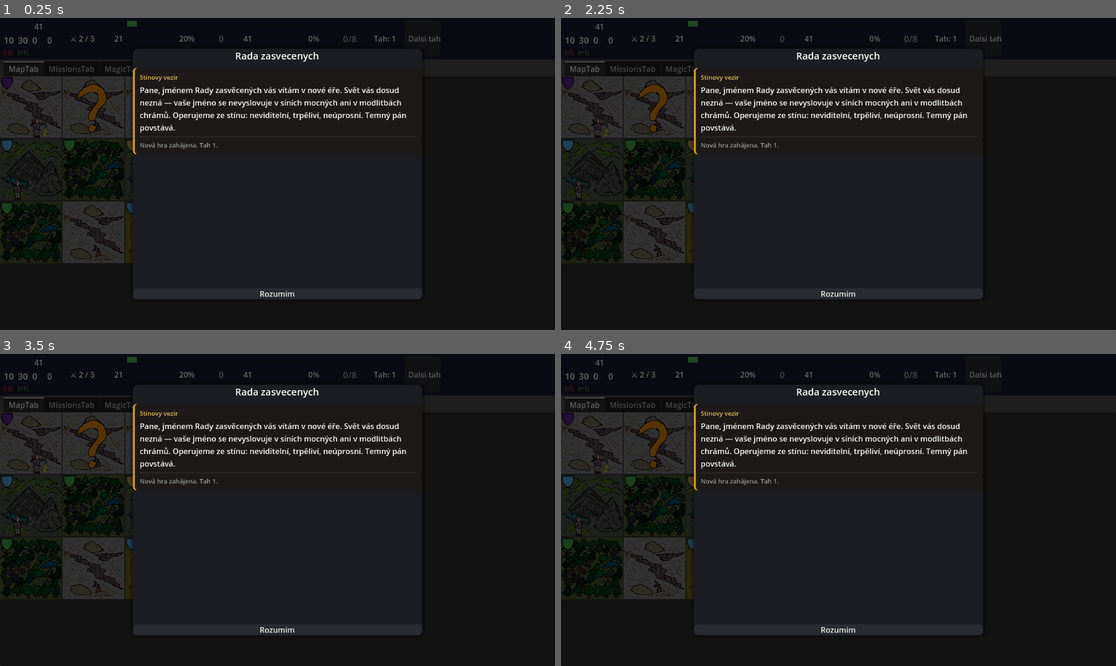
Above: before the commit, frames 1-4 (two rows, left to right).
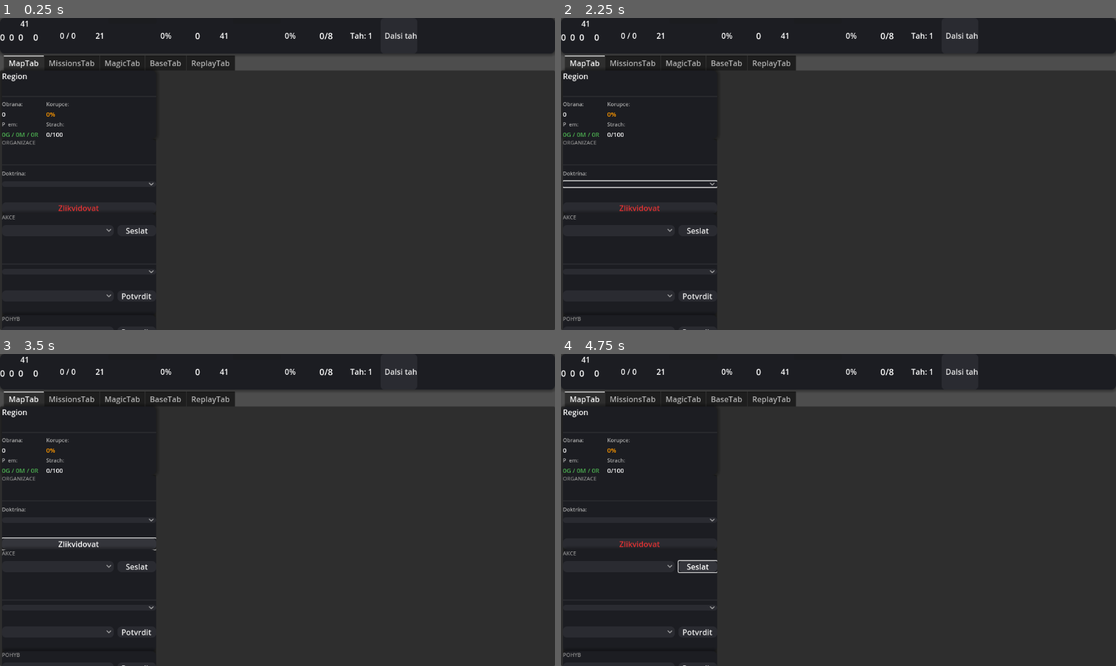
Above: after the commit, the same moments.

Repository: HannibalCZ/dark-lord
Game: Godot game, scene res://scenes/Main.tscn
Two runs of this game, one before a commit and one after it. Both use one fixed random seed, a clock stepped at 60 frames per second and the inputs below.
Inputs (mouse positions are in pixels of both pictures, inside the frame that each line leads up to):
- Up to frame 1 (0.25 s): no input
- Up to frame 2 (2.25 s): click "Dalsi tah" at 0.5 s; click (594, 108) at 1.27 s; click (638, 183) at 2.02 s
- Up to frame 3 (3.5 s): click (77, 544) at 2.75 s, where only the run after the commit has a clickable "Zlikvidovat"
- Up to frame 4 (4.75 s): click (616, 566) at 3.52 s; click (699, 566) at 4.25 s, where only the run after the commit has a clickable "Seslat"

The runs differ from the first frame. In frame 1, 37% of the frame differs, in the area x 0-100%, y 0-100%; in frame 2, 37%; in frame 3, 38%; in frame 4, 37%.
Error after the commit: Parse Error: Expected closing ")" after call arguments. (res://scripts/GameState.gd:554)

Commit message:
fix(lair): spawn_rate counter, faction unit count, lair_raider profil
KROK 1 — spawn_rate counter:
- Region.gd: přidáno lair_spawn_counter: int = 0
- process_lairs_end_of_turn() inkrementuje counter každý tah,
  spawní pouze když counter dosáhne spawn_rate, pak resetuje na 0

KROK 2 — faction unit count bug:
- count_in_region nyní filtruje pouze jednotky s faction_id == lair_faction_id
  (dříve počítal všechny jednotky v regionu včetně hráčových agentů)

KROK 3 — chování orc_band podle lair_control:
- Balance.gd: odstraněn fixní ai_profile "raider" z orc_band
- Balance.AI_PROFILE: přidán profil "lair_raider" (cílí na civilizované regiony
  nepatřící hráči ani orc frakci, akce raid)
- RegionQuery._matches_filters(): přidán owner_rule "not_player_or_lair_faction"
- AIManager._pick_profile(): orc_band dynamicky volí defender vs lair_raider
  podle lair_control regionu lairu
- AIManager: přidán helper _find_lair_region_for_unit()

Co-Authored-By: Claude Sonnet 4.6 <noreply@anthropic.com>

Diff:
--- a/managers/AIManager.gd
+++ b/managers/AIManager.gd
@@ -45,12 +45,19 @@
 	if not fixed.is_empty():
 		return fixed
 
-	# 2) Speciální typy s pevným profilem
+	# 2) Speciální typy s pevným nebo dynamickým profilem
 	if u.unit_key == "inquisitor":
 		if game_state.awareness >= Balance.AWARENESS_INQUISITOR_THRESHOLD:
 			return "investigator"        # globální pátrání
 		else:
 			return "investigator_local"  # pouze vlastní provincie
+
+	if u.unit_key == "orc_band":
+		var lair_region: Region = _find_lair_region_for_unit(u)
+		if lair_region != null and lair_region.lair_control == "player":
+			return "lair_raider"   # lair pod hráčovým vlivem → útočí na civilizované regiony
+		else:
+			return "defender"      # lair je neutral/ai → stojí na místě a brání
 
 	# 3) Faction behavior: paladin_army a ostatní bez fixed profile
 	var faction: Faction = game_state.faction_manager.get_faction(u.faction_id)
@@ -117,3 +124,16 @@
 	if not game_state.mission_manager.can_do_mission(u, region, action_key):
 		return
 	game_state.mission_manager.plan_ai_mission(u, region, action_key)
+
+# Najde region s lairem jehož faction_id odpovídá frakci jednotky.
+# Vrátí první takový region nebo null — používá se pro určení stavu lairu orc_band.
+func _find_lair_region_for_unit(u: Unit) -> Region:
+	for region in game_state.region_manager.regions:
+		if not region.has_lair():
+			continue
+		var lair_conf: Dictionary = Balance.LAIR.get(region.lair_id, {})
+		if lair_conf.is_empty():
+			continue
+		if String(lair_conf.get("faction_id", "")) == u.faction_id:
+			return region
+	return null
--- a/scripts/Balance.gd
+++ b/scripts/Balance.gd
@@ -364,7 +364,8 @@
 		"upkeep_cost": { "gold": 2 },
 		"moves": 1,
 		"can_do": ["raid","explore"],
-		"ai_profile": "raider",   # fixní profil — vždy raider bez ohledu na heat/faction behavior
+		# ai_profile záměrně chybí — _pick_profile() v AIManager řídí chování dynamicky
+		# podle lair_control regionu lairu (defender vs lair_raider)
 	},
 	"vampire": {
 		"display_name": "Upír",
@@ -458,6 +459,17 @@
 		},
 		"move_towards_target": true,
 		"action_at_target": "purge"
+	},
+	"lair_raider": {
+		"target": {
+			"select": "nearest",
+			"filters": {
+				"region_kind": "civilized",
+				"owner_rule": "not_player_or_lair_faction"
+			}
+		},
+		"move_towards_target": true,
+		"action_at_target": "raid"
 	}
 }
 
--- a/scripts/GameState.gd
+++ b/scripts/GameState.gd
@@ -543,28 +543,33 @@
 		if spawn_unit_id == "":
 			continue
 
-		var max_units:int = int(lair_conf.get("max_units", 0))
+		var max_units: int = int(lair_conf.get("max_units", 0))
 		if max_units <= 0:
 			continue
 
-		# spočítáme, kolik jednotek z lairu už v regionu je
-		var count_in_region:int = 0
-		for u in unit_manager.units:
-			if u.region_id == region.id and u.state != "lost":
-				count_in_region += 1
+		var lair_faction_id: String = String(lair_conf.get("faction_id", "neutral"))
+
+		# Počítáme pouze jednotky patřící frakci lairu v tomto regionu
+		var count_in_region: int = unit_manager.units.filter(
+			func(u): return u.region_id == region.id
+				and u.faction_id == lair_faction_id
+				and u.state != "lost"
+		).size()
 
 		if count_in_region >= max_units:
 			continue
 
-		# pro jednoduchost spawni 1 jednotku KAŽDÉ KOLO dokud nejsi na limitu
-		var faction_id:String = lair_conf.get("faction_id", "neutral")
-		var spawn_res := unit_manager.spawn_unit_free(faction_id, spawn_unit_id, region.id)
+		# spawn_rate: spawni jen každých N tahů
+		var spawn_rate: int = int(lair_conf.get("spawn_rate", 1))
+		region.lair_spawn_counter += 1
+		if region.lair_spawn_counter < spawn_rate:
+			continue
+		region.lair_spawn_counter = 0
+
+		var spawn_res := unit_manager.spawn_unit_free(lair_faction_id, spawn_unit_id, region.id)
 		for le in spawn_res.get("logs"):
 			_log(le)
 		_process_domain_events(spawn_res.get("events"))
-
-		# můžeš si do jednotky uložit odkud pochází:
-		#new_unit.source_lair_id = region.lair_id
 
 func process_ai_spawning() -> void:
 	for faction_id in Balance.AI_SPAWN:
--- a/scripts/Region.gd
+++ b/scripts/Region.gd
@@ -33,6 +33,7 @@
 var lair_id: String = ""           # odkaz do Balance.LAIR
 var lair_control: String = "neutral"  # "neutral", "player", "ai"…
 var lair_influence: int = 0        # jednoduchý číselný ukazatel, jak moc je doupě na tvojí straně
+var lair_spawn_counter: int = 0    # počítadlo tahů do dalšího spawnu (resetuje se na 0 po spawnu)
 
 func _init(_id: int, _name: String, _faction_id: String, _region_type: String):
 	id = _id
--- a/scripts/core/query/RegionQuery.gd
+++ b/scripts/core/query/RegionQuery.gd
@@ -140,7 +140,7 @@
 		if String(r.region_kind) != String(filters["region_kind"]):
 			return false
 
-	# owner_rule: any/self/not_self
+	# owner_rule: any/self/not_self/not_player_or_lair_faction
 	var owner_rule: String = String(filters.get("owner_rule", "any"))
 	match owner_rule:
 		"any":
@@ -149,6 +149,12 @@
 			if r.owner_faction_id != actor_faction_id:
 				return false
 		"not_self":
+			if r.owner_faction_id == actor_faction_id:
+				return false
+		"not_player_or_lair_faction":
+			# region nesmí patřit hráči ani frakci aktéra (= lair faction)
+			if r.owner_faction_id == Balance.PLAYER_FACTION:
+				return false
 			if r.owner_faction_id == actor_faction_id:
 				return false
 		_:
